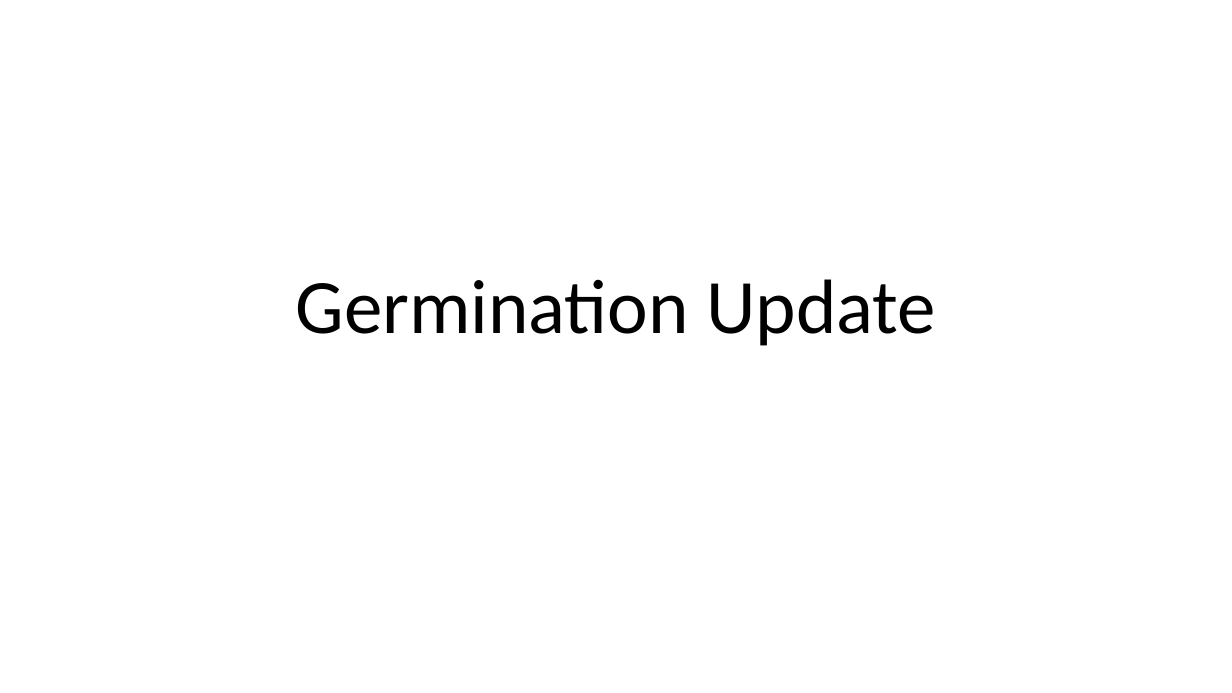
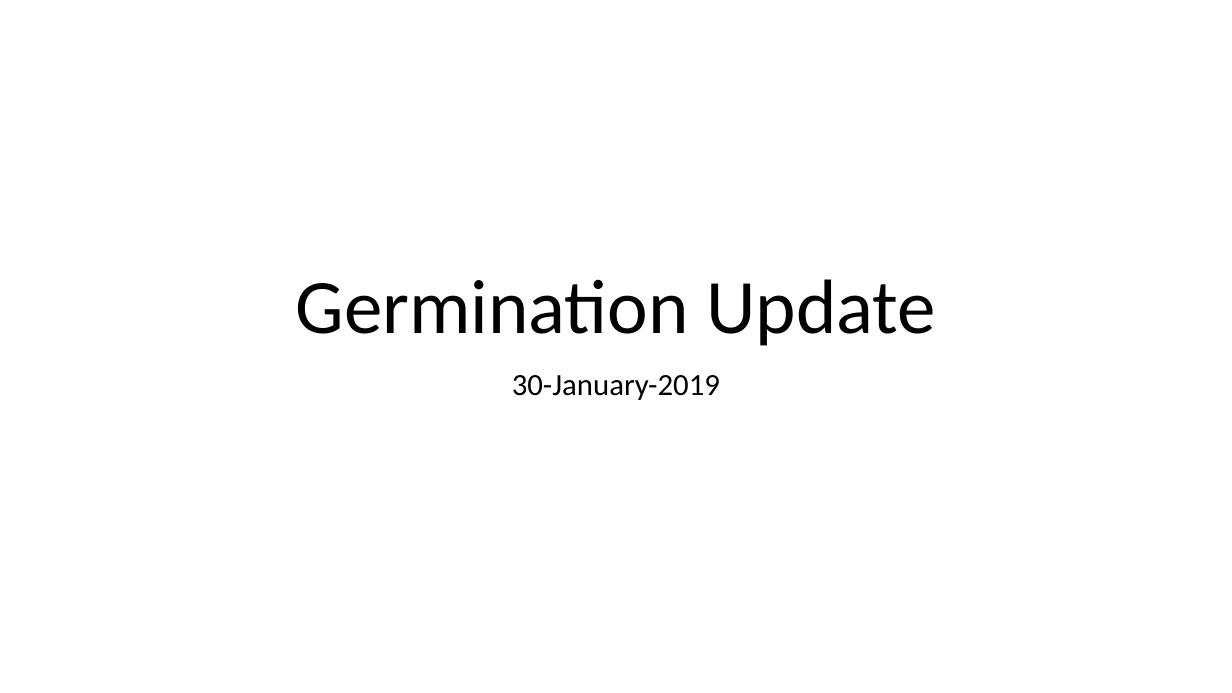
Before and after one commit to dbuona/timetogerminate, a slide deck: slide 1 of germination_trials/seed_update_labmeeting.pptx. Drawn at 1232x693 pixels with LibreOffice and Linux fonts; fonts in the diff are those of the drawing. Boxes give left, top, right and bottom in pixels: in the first picture for what was removed or moved away, otherwise in the second. Text is boxed around its words. In the diff, an @@ line names an element or a change of style, - is before the commit and + after.

```diff
--- a/germination_trials/seed_update_labmeeting.pptx
+++ b/germination_trials/seed_update_labmeeting.pptx
@@ subtitle added at (512, 375, 720, 400), 24 pt, text #000000 @@
+30-January-2019
```
Also in this commit, not shown: 3 other slides changed, 13 slides added, 3 slides removed, 15 other files.
